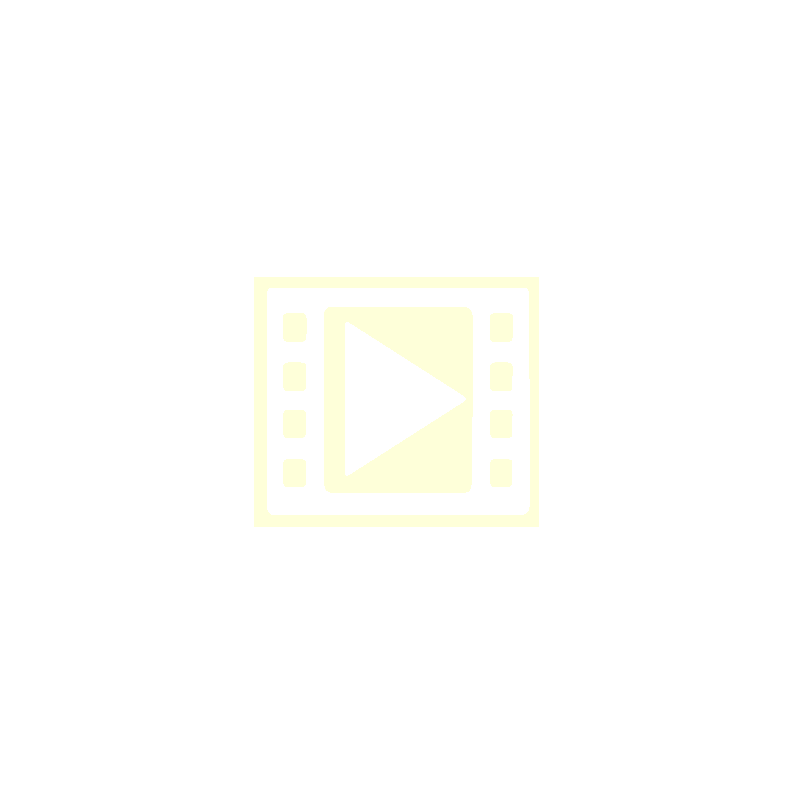
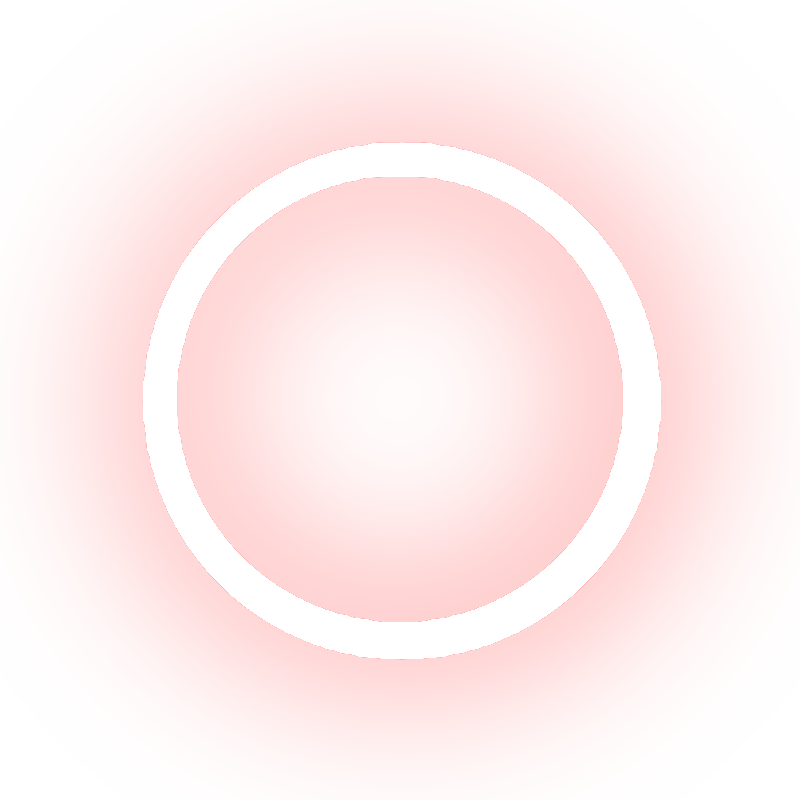
Layer changes from the first w=800, h=800 image to the second:
added layer "Selected" above "Media White" over [0, 0, 800, 800]
hid "Media White" over [92, 96, 709, 709]
hid "Yellow" over [187, 187, 608, 613]
hid "Shadow-White" over [0, 0, 800, 800]
